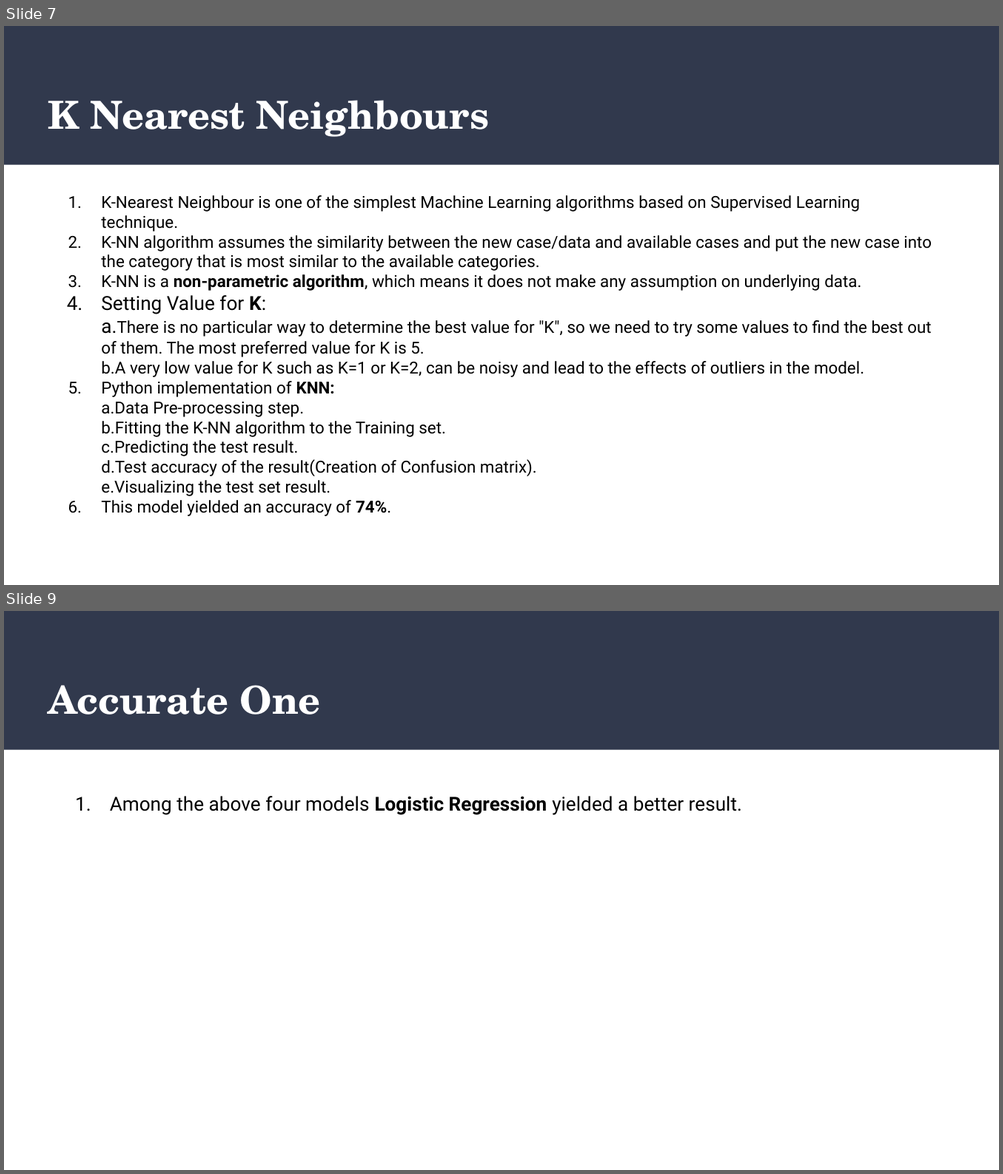
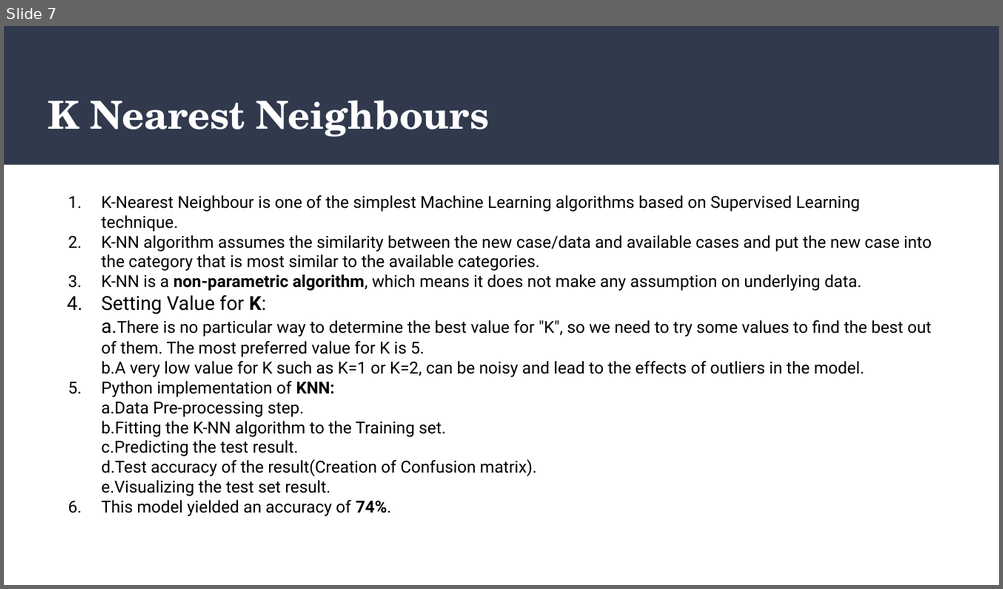
Before and after one commit to Santoshjonnakuti/ML_Project, a slide deck: Presentation.pptx. Shown one above the other, each under a label of ours: slides 7 and 9 before the commit, slide 7 after it; the slides between them are not shown. The pictures are 1003x1174 and 1003x589 pixels, drawn with LibreOffice and Linux fonts; fonts in the diff are those of the drawing. Boxes give left, top, right and bottom in pixels: in the first picture for what was removed or moved away, otherwise in the second. Text is boxed around its words. In the diff, an @@ line names an element or a change of style, - is before the commit and + after.

```diff
--- a/Presentation.pptx
+++ b/Presentation.pptx
@@ slide 9 removed at <box>4,611,999,1170</box>, background #FFFFFF; not listed: 1 template element that a slide beside it also shows @@
@@ title removed at <box>48,685,321,715</box> @@
-Accurate One
@@ text removed at <box>110,796,742,815</box> @@
-1. Among the above four models Logistic Regression yielded a better result.
```
Also in this commit, not shown: 4 slides changed.
